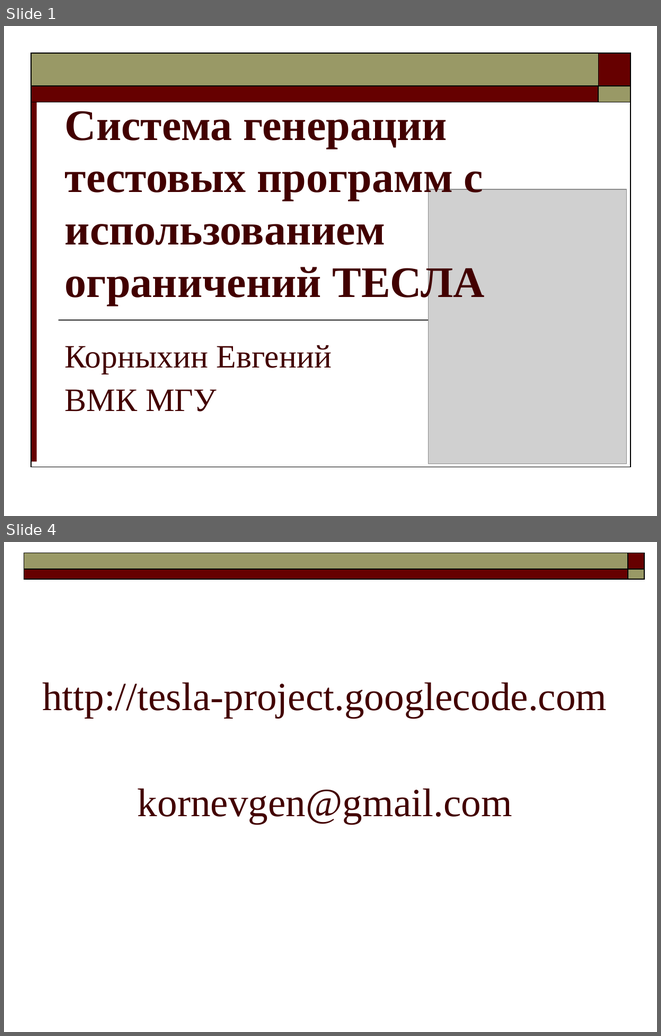
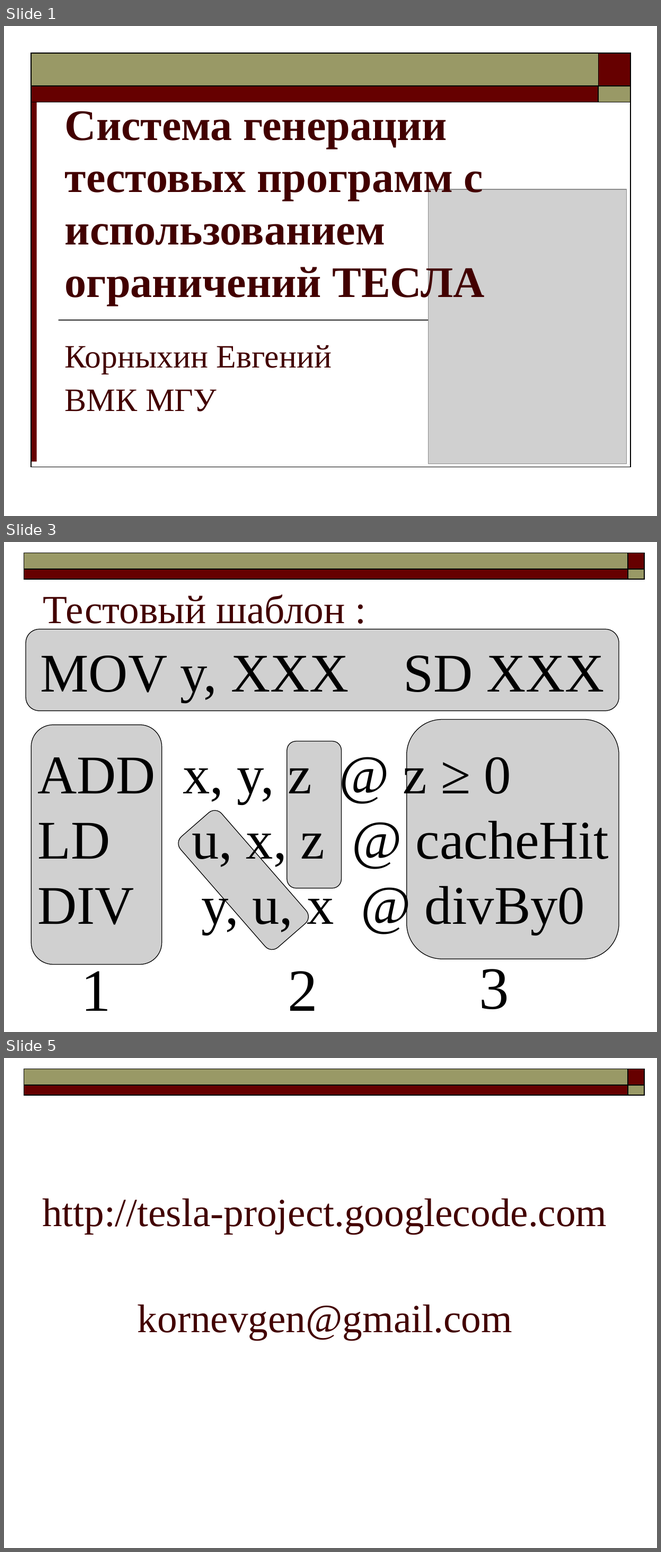
Before and after one commit to kornevgen/tesla-project, a slide deck: papers/Lomonosov-2009/kornevgen-slides.ppt. Shown one above the other, each under a label of ours: slides 1 and 4 before the commit, slides 1, 3 and 5 after it; the slides between them are not shown. The pictures are 661x1036 and 661x1552 pixels, drawn with LibreOffice and Linux fonts; fonts in the diff are those of the drawing; grey boxes stand for pictures. Boxes give left, top, right and bottom in pixels: in the first picture for what was removed or moved away, otherwise in the second. Text is boxed around its words. In the diff, an @@ line names an element or a change of style, - is before the commit and + after.

```diff
--- a/papers/Lomonosov-2009/kornevgen-slides.ppt
+++ b/papers/Lomonosov-2009/kornevgen-slides.ppt
@@ slide 3 added at box(4, 542, 657, 1032), background #FFFFFF; not listed: 4 template elements that a slide beside it also shows @@
@@ title added at box(43, 594, 345, 631), 44 pt, text #420000 @@
+Тестовый шаблон :
@@ picture added at box(26, 629, 618, 711), 60 pt, text #000000 @@
+MOV y, XXX SD XXX
@@ picture added at box(32, 725, 162, 964) @@
@@ picture added at box(407, 720, 619, 959) @@
@@ picture added at box(286, 741, 341, 888) @@
@@ text added at box(37, 751, 609, 934), 60 pt, text #000000 @@
+ADD x, y, z @ z ≥ 0
+LD u, x, z @ cacheHit
+DIV y, u, x @ divBy0
@@ picture added at box(175, 807, 312, 953) @@
@@ text added at box(81, 964, 111, 1011), 66 pt, text #000000 @@
+1
@@ text added at box(288, 971, 318, 1011), 66 pt, text #000000 @@
+2
@@ text added at box(479, 969, 509, 1009), 66 pt, text #000000 @@
+3
@@ what was slide 4 is now slide 5 @@
```
Also in this commit, not shown: 1 slide changed, 1 other slide added, 1 slide removed, 3 other files.
